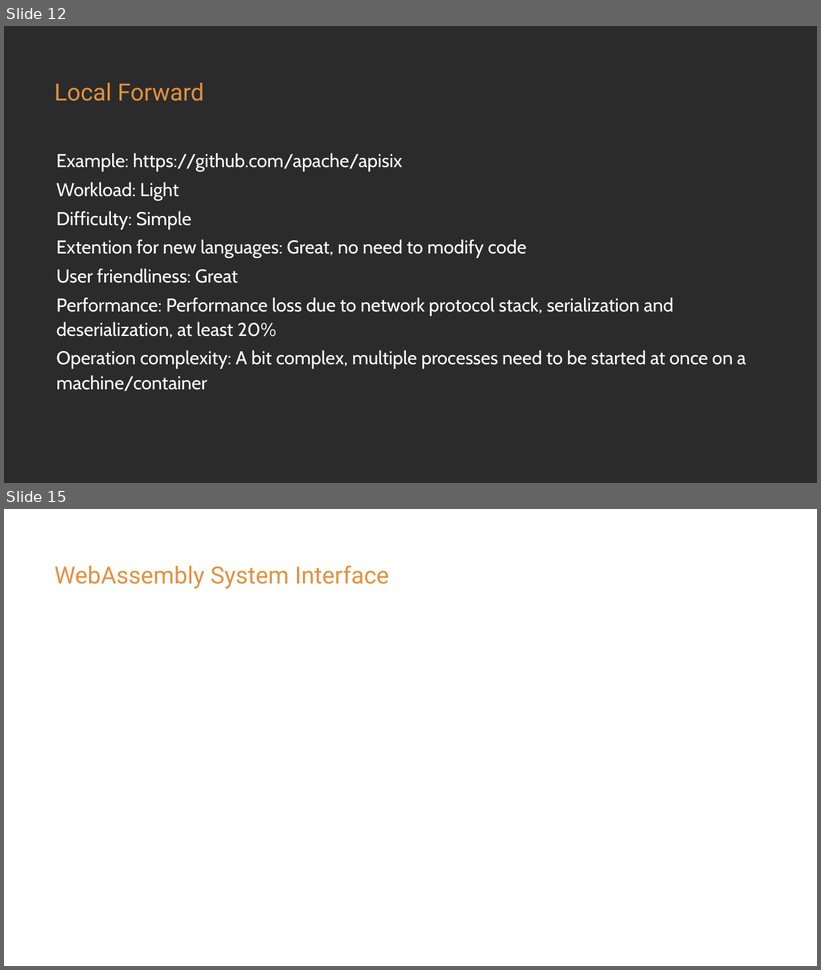
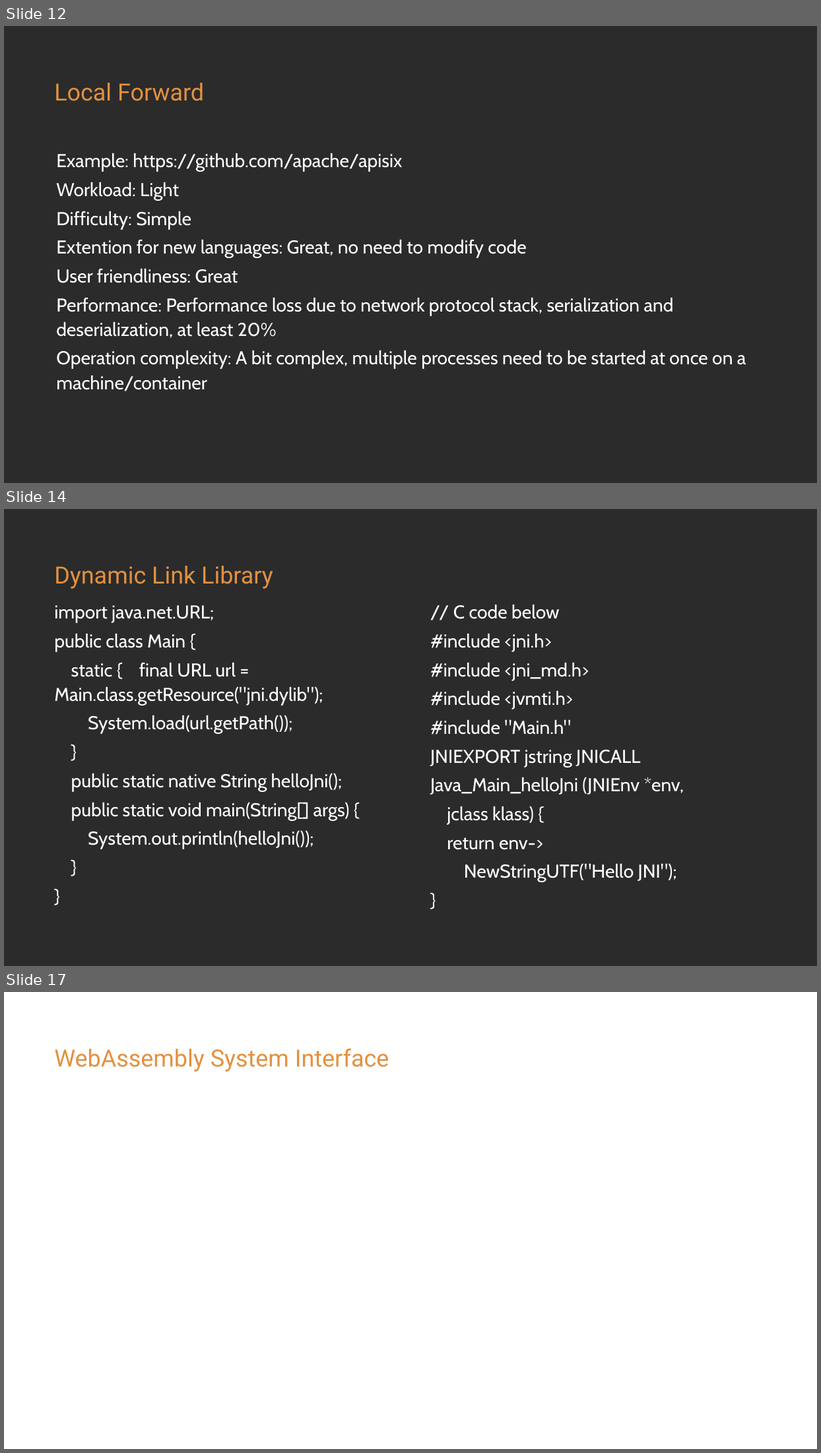
Before and after one commit to loongs-zhang/ACOCA2024-PlayWithWASM, a slide deck: PlayWithWASM.pptx. Shown one above the other, each under a label of ours: slides 12 and 15 before the commit, slides 12, 14 and 17 after it; the slides between them are not shown. The pictures are 821x970 and 821x1453 pixels, drawn with LibreOffice and Linux fonts; fonts in the diff are those of the drawing; background and template pictures are left out; a plain dark background stands for a picture behind light text. Boxes give left, top, right and bottom in pixels: in the first picture for what was removed or moved away, otherwise in the second. Text is boxed around its words. In the diff, an @@ line names an element or a change of style, - is before the commit and + after.

```diff
--- a/PlayWithWASM.pptx
+++ b/PlayWithWASM.pptx
@@ slide 14 added at box(4, 509, 817, 966), background picture (left out) @@
@@ text added at box(54, 566, 273, 589), 56 pt, text gradient #E3913F to #732D79 @@
+Dynamic Link Library
@@ text added at box(54, 605, 350, 849), 44 pt, text #FFFFFF @@
+import java.net.URL;
+public class Main {
+static { final URL url = Main.class.getResource("jni.dylib");
+System.load(url.getPath());
+}
+public static native String helloJni();
+public static void main(String[] args) {
+System.out.println(helloJni());
+}
+}
@@ text added at box(430, 605, 684, 883), 44 pt, text #FFFFFF @@
+// C code below
+#include <jni.h>
+#include <jni_md.h>
+#include <jvmti.h>
+#include "Main.h"
+JNIEXPORT jstring JNICALL
+Java_Main_helloJni (JNIEnv *env,
+jclass klass) {
+return env->
+NewStringUTF("Hello JNI");
+}
@@ what was slide 15 is now slide 17 @@
```
Also in this commit, not shown: 5 slides changed, 1 other slide added, 1 other file.
